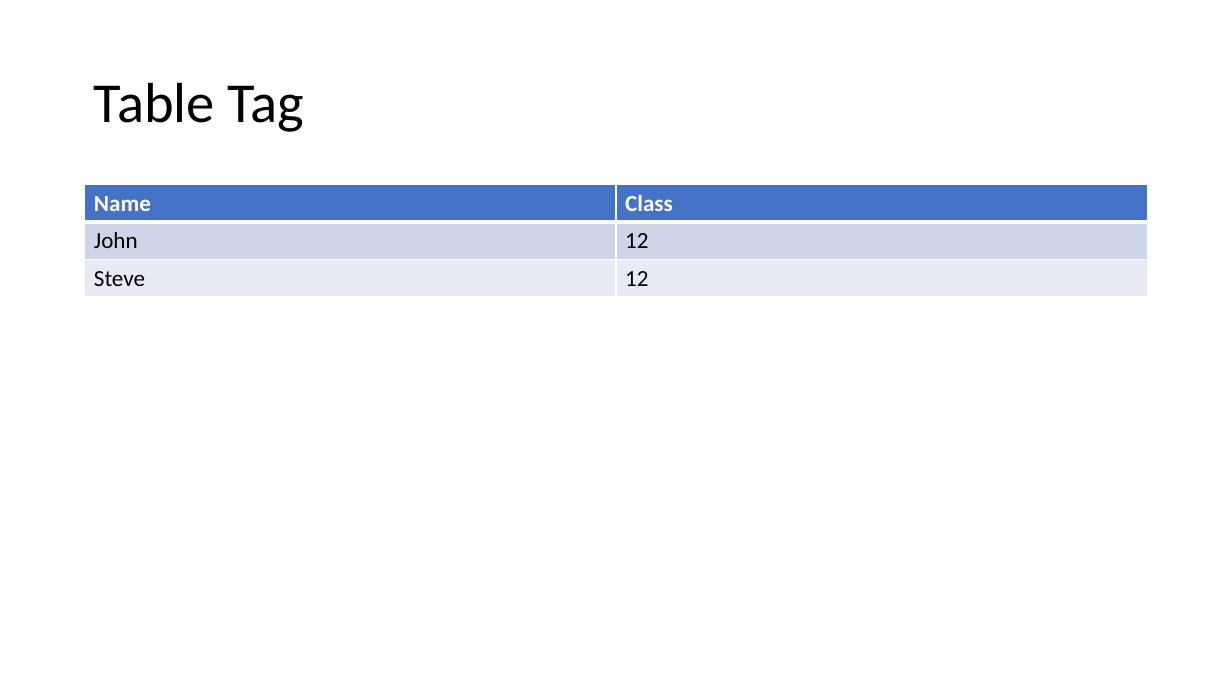
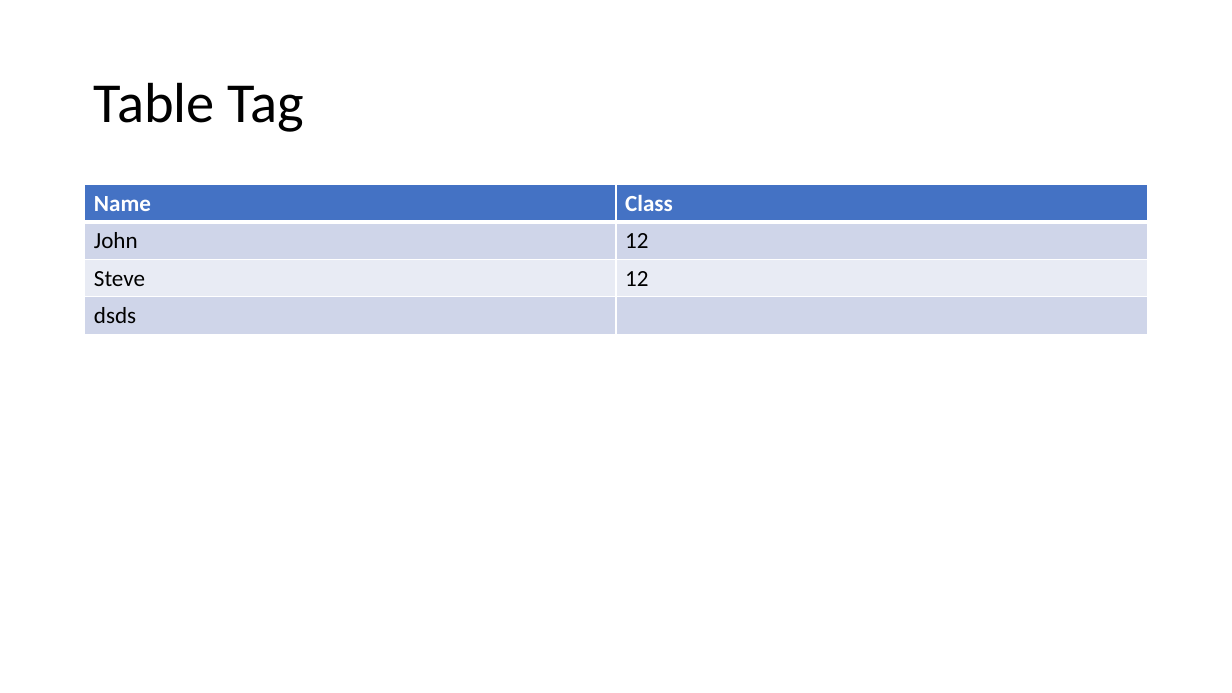
Before and after one commit to PiyushChaturvedii/Batch04, a slide deck: slide 16 of HTML.pptx. Drawn at 1232x693 pixels with LibreOffice and Linux fonts; fonts in the diff are those of the drawing. Boxes give left, top, right and bottom in pixels: in the first picture for what was removed or moved away, otherwise in the second. Text is boxed around its words. In the diff, an @@ line names an element or a change of style, - is before the commit and + after.

Commit message:
tablelayout

```diff
--- a/HTML.pptx
+++ b/HTML.pptx
@@ table at <box>85,185,1148,335</box> @@
+row 4: dsds | 
```
Also in this commit, not shown: 2 slides added, 4 other files.
